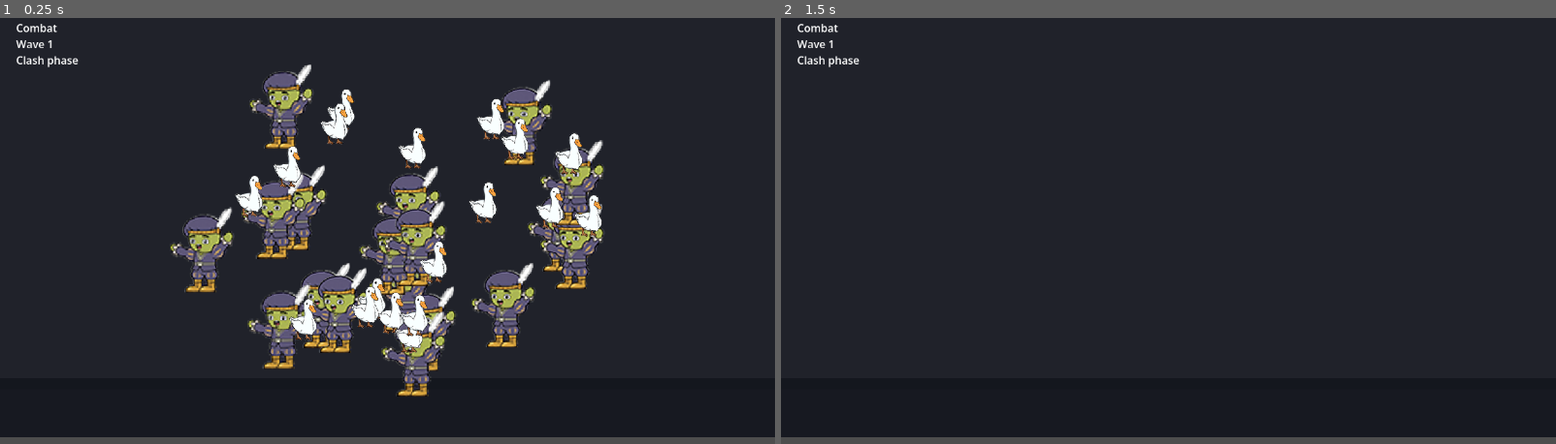
Above: before the commit, frames 1-2 (left to right).
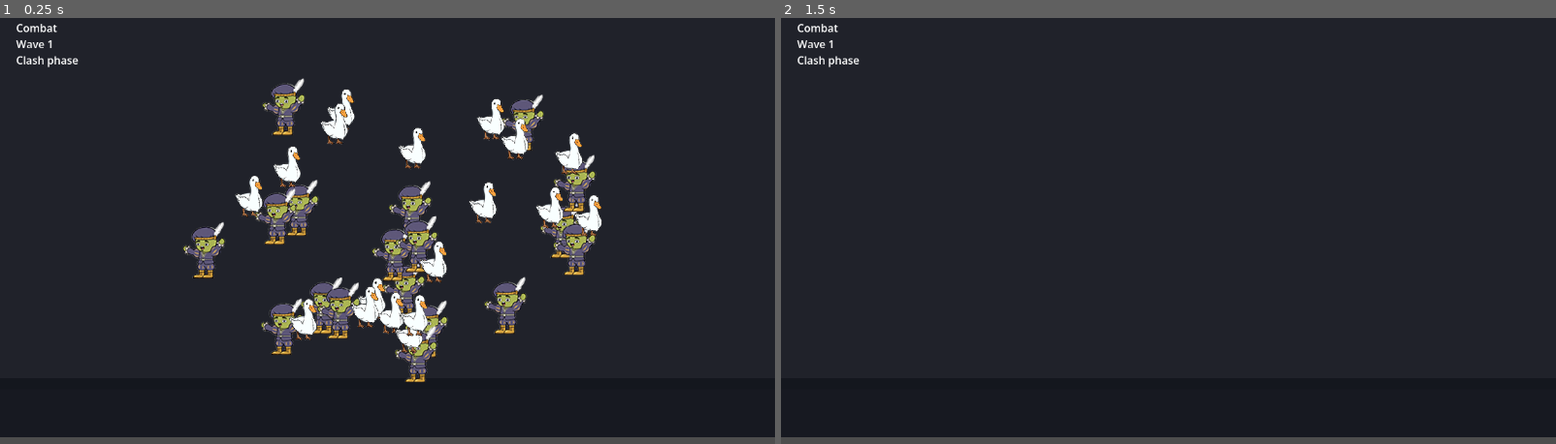
Above: after the commit, the same moments.

Repository: changingzhao-cpu/demo
Game: Godot game, scene res://scenes/main/main_scene.tscn
Same seed, same stepped clock (60 frames per second), same inputs: the game is played once before the commit and once after it.
Inputs (mouse positions are in pixels of both pictures, inside the frame that each line leads up to):
- Up to frame 1 (0.25 s): no input
- Up to frame 2 (1.5 s): tap Enter at 0.5, 0.6 s; move the mouse to (1339, 205) at 0.52 s; click (1339, 205) at 0.67 s; move the mouse to (1013, 248) at 1.27 s; tap Keypad Enter at 1.35 s; click (1013, 248) at 1.42 s

The runs differ from the first frame. In frame 1, 9.3% of the frame differs, in the area x 21-78%, y 10-89%; in frame 2, nothing differs.

Commit message:
Reduce soldier initialization scale.
Lower soldier render scale to roughly two-thirds of the previous size while keeping the current opening framing and goose size intact.

Co-Authored-By: Claude Sonnet 4.6 (1M context) <noreply@anthropic.com>

Diff:
--- a/scripts/presentation/unit_view.gd
+++ b/scripts/presentation/unit_view.gd
@@ -19,7 +19,7 @@
 const SOLDIER_ATTACK_TEXTURE = preload("res://assets/battle/units/soldier_attack.png")
 const GOOSE_IDLE_TEXTURE = preload("res://assets/battle/units/goose_idle.png")
 const GOOSE_ATTACK_TEXTURE = preload("res://assets/battle/units/goose_attack.png")
-const SOLDIER_SCALE := Vector2(1.44, 1.44)
+const SOLDIER_SCALE := Vector2(0.96, 0.96)
 const GOOSE_SCALE := Vector2(0.72, 0.72)
 
 const VISUAL_STATE_IDLE := 0
